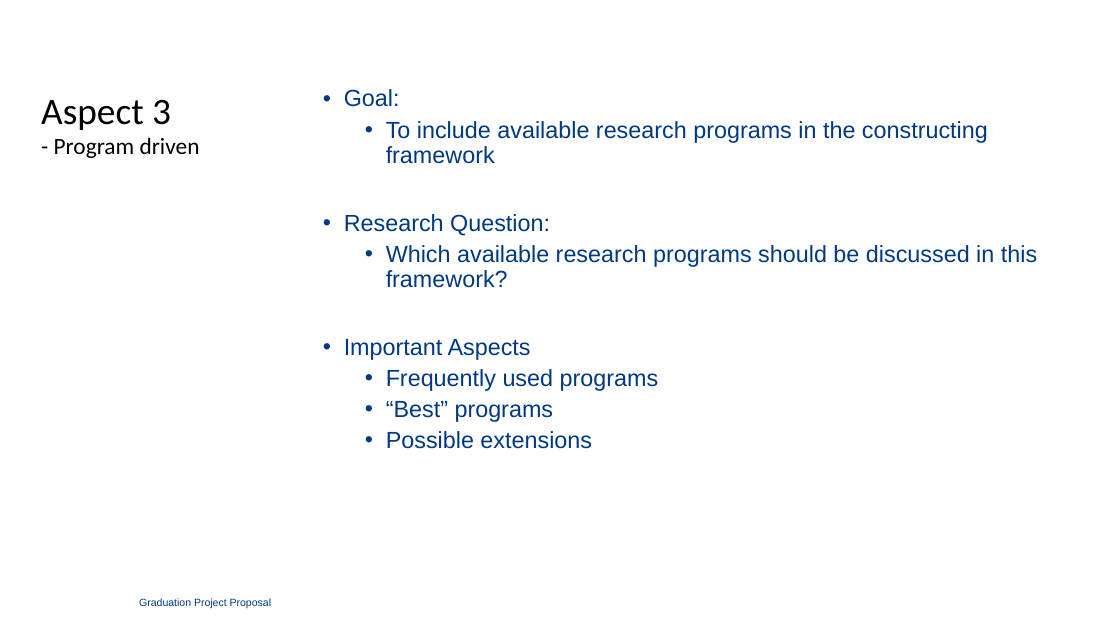
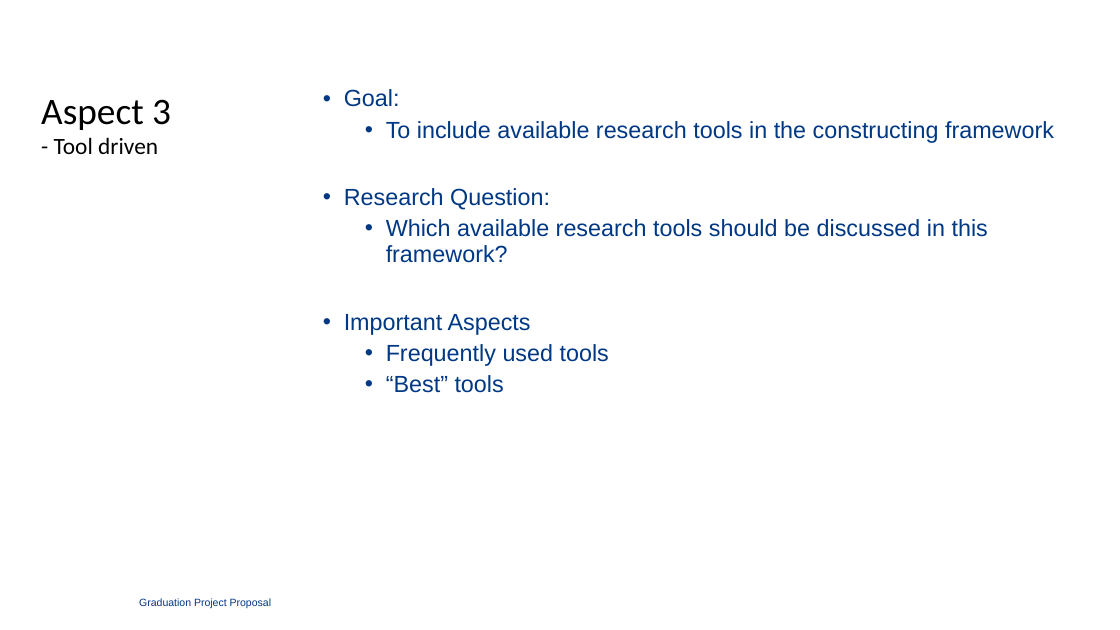
Before and after one commit to TimBeishuizen/GraduationFilesGithub, a slide deck: slide 20 of Meetings/A Computational Biology Framework.ppt. Drawn at 1120x630 pixels with LibreOffice and Linux fonts; fonts in the diff are those of the drawing; background and template pictures are left out. Boxes give left, top, right and bottom in pixels: in the first picture for what was removed or moved away, otherwise in the second. Text is boxed around its words. In the diff, an @@ line names an element or a change of style, - is before the commit and + after.

Commit message:
Improved powerpoint and continued research question report

```diff
--- a/Meetings/A Computational Biology Framework.ppt
+++ b/Meetings/A Computational Biology Framework.ppt
@@ text at [54, 137, 158, 154]: text changed @@
-- Program driven
+- Tool driven
@@ text at [386, 121, 1054, 143]: text changed @@
-  • To include available research programs in the constructing framework
+  • To include available research tools in the constructing framework
@@ text at [386, 219, 988, 263]: text changed @@
-  • Which available research programs should be discussed in this framework?
+  • Which available research tools should be discussed in this framework?
@@ text at [386, 344, 609, 393]: text changed @@
-  • Frequently used programs
-  • “Best” programs
-  • Possible extensions
+  • Frequently used tools
+  • “Best” tools
```
Also in this commit, not shown: 8 other slides changed, 2 slides added, 10 other files.
